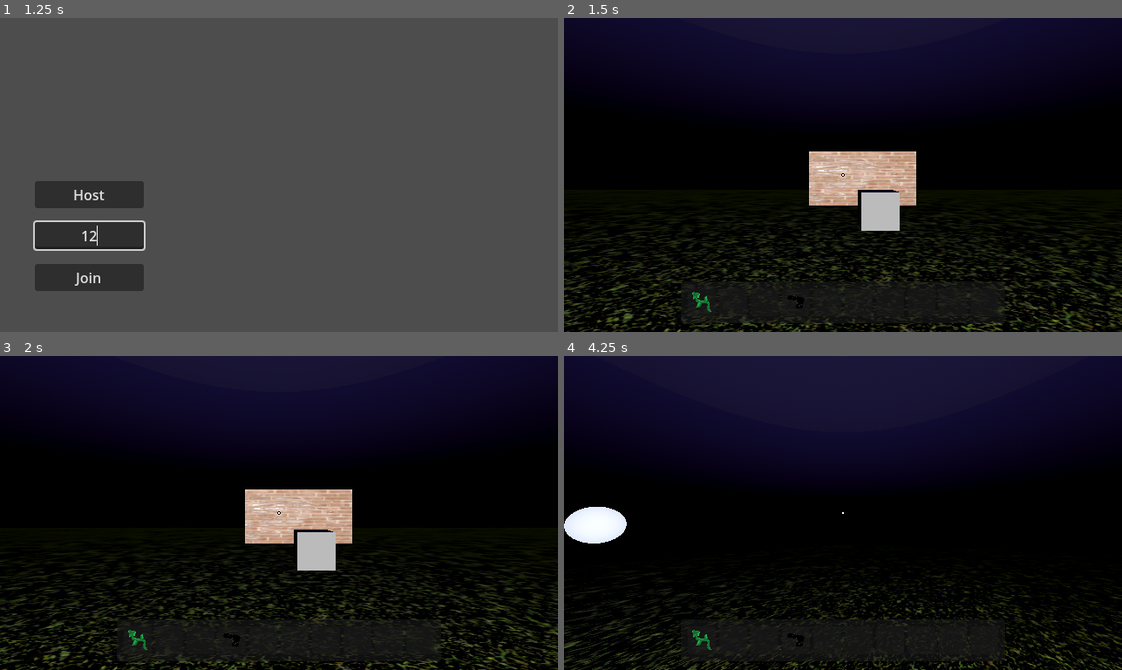
Above: before the commit, frames 1-4 (two rows, left to right).
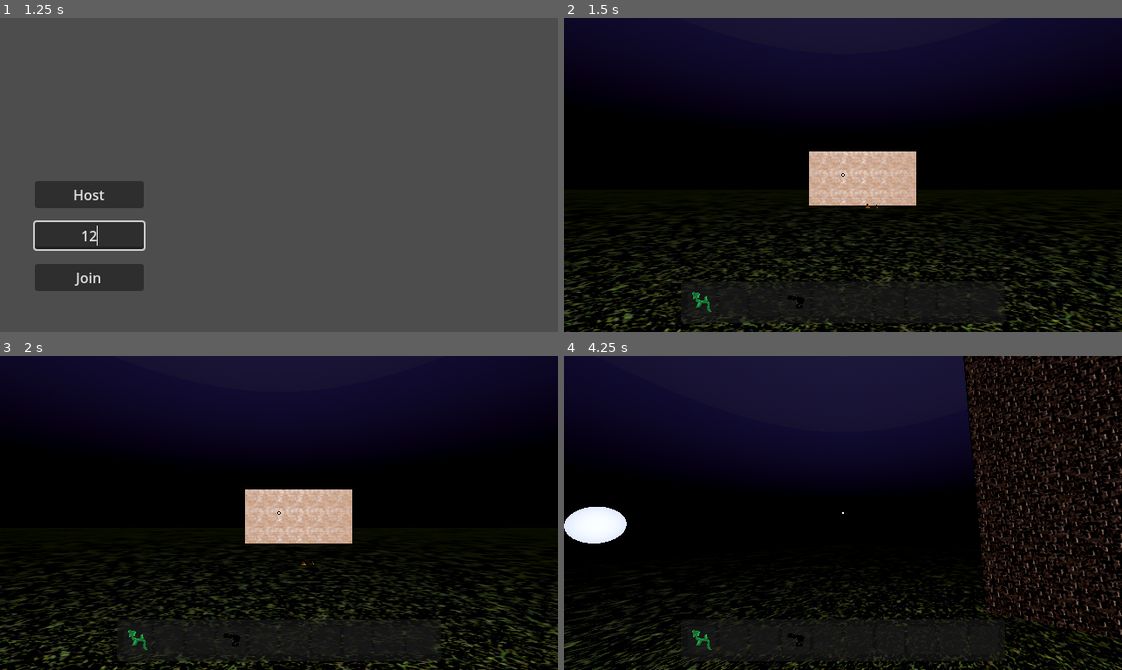
Above: after the commit, the same moments.

Repository: noava/monke-sim
Game: Godot game, scene res://scenes/main_ui.tscn
The game is run twice, just before and just after one commit, with the same random seed, the same clock (stepped at 60 frames per second) and the same inputs.
Inputs (mouse positions are in pixels of both pictures, inside the frame that each line leads up to):
- Up to frame 1 (1.25 s): click (89, 234) at 0.52 s; type "12" at 0.6 s
- Up to frame 2 (1.5 s): click "Host" at 1.25 s
- Up to frame 3 (2 s): no input
- Up to frame 4 (4.25 s): tap Enter at 2 s; move the mouse to (870, 513) at 2.02 s; hold W (move_forward) from 2.03 s (still down); tap Mouse wheel down (MWD) at 2.1 s; tap Space (jump) at 2.27, 3.02 s; move the mouse to (815, 513) at 2.77 s; tap Mouse wheel up (MWU) at 2.85 s; move the mouse to (854, 506) at 3.52 s; hold Ctrl (crouch) from 3.53 s (still down)

Frame 1 is identical in both runs. In frame 2, 1.9% of the frame differs, in the area x 43-64%, y 42-68%; in frame 3, 1.9%; in frame 4, 13%, in the area x 71-100%, y 0-91%.

Commit message:
Bananas!! and tower
Added two different banana models. Added a tower for testing the grappler more out. Where ive moved the brick texture to its own material

Diff:
--- /dev/null
+++ b/assets/materials/brick.tres
@@ -0,0 +1,19 @@
+[gd_resource type="StandardMaterial3D" load_steps=6 format=3 uid="uid://ctgnc30pqm7vq"]
+
+[ext_resource type="Texture2D" uid="uid://dsl7iowddlc54" path="res://assets/textures/Bricks/Bricks059_1K-JPG_Color.jpg" id="1_rw04c"]
+[ext_resource type="Texture2D" uid="uid://6btrmxbfxte2" path="res://assets/textures/Bricks/Bricks059_1K-JPG_AmbientOcclusion.jpg" id="2_imo34"]
+[ext_resource type="Texture2D" uid="uid://dorb6tbmeox7t" path="res://assets/textures/Bricks/Bricks059_1K-JPG_Displacement.jpg" id="3_gl2fw"]
+[ext_resource type="Texture2D" uid="uid://cb1576tb11v75" path="res://assets/textures/Bricks/Bricks059_1K-JPG_NormalGL.jpg" id="4_wxnfw"]
+[ext_resource type="Texture2D" uid="uid://cpu6a4i6esy6b" path="res://assets/textures/Bricks/Bricks059_1K-JPG_Roughness.jpg" id="5_aa84l"]
+
+[resource]
+albedo_texture = ExtResource("1_rw04c")
+roughness_texture = ExtResource("5_aa84l")
+normal_enabled = true
+normal_texture = ExtResource("4_wxnfw")
+ao_enabled = true
+ao_texture = ExtResource("2_imo34")
+heightmap_enabled = true
+heightmap_texture = ExtResource("3_gl2fw")
+uv1_triplanar = true
+uv1_world_triplanar = true
--- a/scenes/testing.tscn
+++ b/scenes/testing.tscn
@@ -1,16 +1,19 @@
-[gd_scene load_steps=27 format=3 uid="uid://dw37ibv584nkf"]
-
-[ext_resource type="Script" path="res://scripts/level.gd" id="1_j8asw"]
+[gd_scene load_steps=29 format=3 uid="uid://dw37ibv584nkf"]
+
+[ext_resource type="Script" uid="uid://comqbk36b4wvn" path="res://scripts/level.gd" id="1_j8asw"]
 [ext_resource type="Texture2D" uid="uid://c3gr08t11puja" path="res://assets/textures/Grass/Grass004_1K-JPG_Color.jpg" id="2_8mr64"]
-[ext_resource type="Script" path="res://scripts/moon.gd" id="2_vx8f3"]
+[ext_resource type="Script" uid="uid://2dy8sdbgw5r1" path="res://scripts/moon.gd" id="2_vx8f3"]
 [ext_resource type="Texture2D" uid="uid://m2wrlx1mg3l6" path="res://assets/textures/Grass/Grass004_1K-JPG_AmbientOcclusion.jpg" id="3_utrvu"]
 [ext_resource type="Texture2D" uid="uid://6gftjmntpomm" path="res://assets/textures/Grass/Grass004_1K-JPG_NormalGL.jpg" id="4_yh20h"]
 [ext_resource type="Texture2D" uid="uid://x2b41rys2ub3" path="res://assets/textures/Grass/Grass004_1K-JPG_Roughness.jpg" id="5_uf0dc"]
 [ext_resource type="Texture2D" uid="uid://dsl7iowddlc54" path="res://assets/textures/Bricks/Bricks059_1K-JPG_Color.jpg" id="6_j8asw"]
+[ext_resource type="Material" uid="uid://ctgnc30pqm7vq" path="res://assets/materials/brick.tres" id="7_5qbqa"]
 [ext_resource type="Texture2D" uid="uid://6btrmxbfxte2" path="res://assets/textures/Bricks/Bricks059_1K-JPG_AmbientOcclusion.jpg" id="7_fme2p"]
 [ext_resource type="Texture2D" uid="uid://dorb6tbmeox7t" path="res://assets/textures/Bricks/Bricks059_1K-JPG_Displacement.jpg" id="8_0p782"]
 [ext_resource type="Texture2D" uid="uid://cb1576tb11v75" path="res://assets/textures/Bricks/Bricks059_1K-JPG_NormalGL.jpg" id="9_0lbey"]
 [ext_resource type="Texture2D" uid="uid://cpu6a4i6esy6b" path="res://assets/textures/Bricks/Bricks059_1K-JPG_Roughness.jpg" id="10_pm4hl"]
+[ext_resource type="PackedScene" uid="uid://d1qobkjvefgp6" path="res://assets/models/banana.glb" id="13_yh20h"]
+[ext_resource type="PackedScene" uid="uid://cflj7hd6oules" path="res://assets/models/multiple_bananas.glb" id="14_uf0dc"]
 
 [sub_resource type="Gradient" id="Gradient_xuq1u"]
 colors = PackedColorArray(0, 0, 0.176471, 1, 0.0253638, 0.0253638, 0.0253638, 1)
@@ -41,7 +44,7 @@
 ao_texture = ExtResource("3_utrvu")
 uv1_scale = Vector3(5, 5, 5)
 
-[sub_resource type="StandardMaterial3D" id="StandardMaterial3D_5nsto"]
+[sub_resource type="StandardMaterial3D" id="StandardMaterial3D_utrvu"]
 albedo_texture = ExtResource("6_j8asw")
 roughness_texture = ExtResource("10_pm4hl")
 normal_enabled = true
@@ -50,10 +53,11 @@
 ao_texture = ExtResource("7_fme2p")
 heightmap_enabled = true
 heightmap_texture = ExtResource("8_0p782")
-
-[sub_resource type="BoxMesh" id="BoxMesh_8e680"]
+uv1_triplanar = true
+uv1_world_triplanar = true
 
 [sub_resource type="BoxShape3D" id="BoxShape3D_4y0hx"]
+size = Vector3(1.06998, 1.35187, 0.438477)
 
 [sub_resource type="StandardMaterial3D" id="StandardMaterial3D_bgcqo"]
 albedo_color = Color(0.811765, 0.811765, 0.811765, 1)
@@ -103,8 +107,8 @@
 
 [sub_resource type="AnimationLibrary" id="AnimationLibrary_xvv5i"]
 _data = {
-"RESET": SubResource("Animation_vwu2e"),
-"daynite": SubResource("Animation_qem4r")
+&"RESET": SubResource("Animation_vwu2e"),
+&"daynite": SubResource("Animation_qem4r")
 }
 
 [sub_resource type="SceneReplicationConfig" id="SceneReplicationConfig_8e680"]
@@ -134,16 +138,22 @@
 
 [node name="CSGBox3D2" type="CSGBox3D" parent="Map"]
 transform = Transform3D(5.31307, 0, 0, 0, 2.70129, 0, 0, 0, 5.66025, 0.0172362, 1.35913, -12.6413)
-material_override = SubResource("StandardMaterial3D_5nsto")
+material_override = ExtResource("7_5qbqa")
 use_collision = true
+
+[node name="CSGBox3D3" type="CSGBox3D" parent="Map"]
+transform = Transform3D(5.31307, 0, 0, 0, 2.70129, 0, 0, 0, 5.66025, 13.0641, 10.2298, -5.20538)
+material_override = SubResource("StandardMaterial3D_utrvu")
+use_collision = true
+size = Vector3(0.412231, 7.53113, 0.402832)
 
 [node name="Thang" type="RigidBody3D" parent="Map"]
 transform = Transform3D(1, 0, 0, 0, 1, 0, 0, 0, 1, 0, 0.759817, -5.52076)
 
-[node name="MeshInstance3D" type="MeshInstance3D" parent="Map/Thang"]
-mesh = SubResource("BoxMesh_8e680")
+[node name="banana" parent="Map/Thang" instance=ExtResource("13_yh20h")]
 
 [node name="CollisionShape3D" type="CollisionShape3D" parent="Map/Thang"]
+transform = Transform3D(0.07, 0, 0, 0, 0.093, 0, 0, 0, 0.439, -0.00373697, 0.0394471, -0.0132542)
 shape = SubResource("BoxShape3D_4y0hx")
 
 [node name="SpawnPoints" type="Node3D" parent="Map"]
@@ -158,7 +168,7 @@
 [node name="AnimationPlayer" type="AnimationPlayer" parent="Map"]
 root_node = NodePath("../CSGBox3D2")
 libraries = {
-"": SubResource("AnimationLibrary_xvv5i")
+&"": SubResource("AnimationLibrary_xvv5i")
 }
 autoplay = "RESET"
 
@@ -166,6 +176,18 @@
 wait_time = 300.0
 one_shot = true
 
+[node name="RigidBody3D" type="RigidBody3D" parent="Map"]
+transform = Transform3D(1, 0, 0, 0, 1, 0, 0, 0, 1, 0, 2.08442, -5.31639)
+
+[node name="Thang2" type="RigidBody3D" parent="Map"]
+transform = Transform3D(1, 0, 0, 0, 1, 0, 0, 0, 1, -0.26098, 0.759817, -5.52076)
+
+[node name="multiple_bananas" parent="Map/Thang2" instance=ExtResource("14_uf0dc")]
+
+[node name="CollisionShape3D" type="CollisionShape3D" parent="Map/Thang2"]
+transform = Transform3D(0.134592, 0, 0, 0, 0.093207, 0, 0, 0, 0.438847, 0.00350755, 0.0537121, -0.0132542)
+shape = SubResource("BoxShape3D_4y0hx")
+
 [node name="Players" type="Node3D" parent="."]
 
 [node name="MultiplayerSpawner" type="MultiplayerSpawner" parent="."]
--- a/scripts/moon.gd
+++ b/scripts/moon.gd
@@ -3,7 +3,7 @@
 var moon_distance := 1000.0
 var is_night := false
 
-func _process(delta):
+func _process(_delta):
 	var sun_dir = $DirectionalLight3D.global_transform.basis.z.normalized()
 	var moon_pos = -sun_dir * moon_distance
 	$Moon.global_transform.origin = global_transform.origin + moon_pos
Binary file added: assets/models/banana.glb
Not shown, added: assets/models/banana.glb.import
Binary file added: assets/models/multiple_bananas.glb
Not shown, added: assets/models/multiple_bananas.glb.import
Not shown, added: scripts/moon.gd.uid
